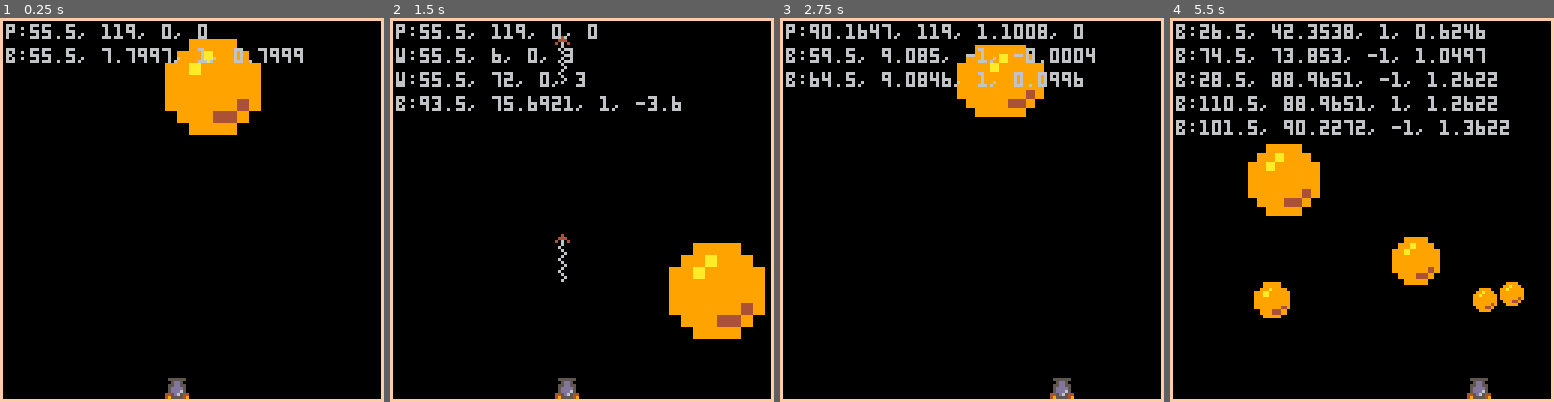
Above: before the commit, frames 1-4 (left to right).
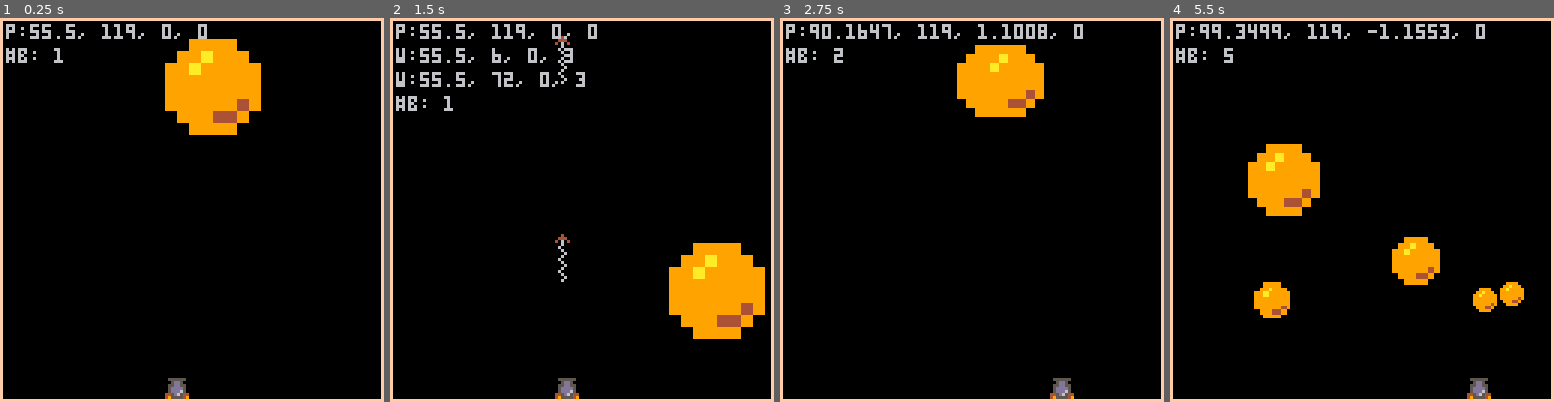
Above: after the commit, the same moments.

Repository: ferlores/pico-8.exp
Game: PICO-8 cartridge pang.p8
Two runs of this game, one before a commit and one after it. Both use one fixed random seed, a clock stepped at 60 frames per second and the inputs below.
Inputs:
- Up to frame 1 (0.25 s): no input
- Up to frame 2 (1.5 s): tap X (X key) at 0.33, 1.07 s
- Up to frame 3 (2.75 s): hold Right 1.6-2.1 s; tap X (X key) at 1.85 s; hold Right from 2.47 s (still down)
- Up to frame 4 (5.5 s): tap X (X key) at 2.97, 4.08, 5.2 s; release Right at 3.03 s; hold Left 3.08-3.58 s; hold Right 4.02-4.68 s; hold Left from 5.08 s (still down)

The runs differ from the first frame. In frame 1, 1.0% of the frame differs, in the area x 2-79%, y 7-12%; in frame 2, 1.0%; in frame 3, 2.2%; in frame 4, 5.3%, in the area x 1-89%, y 1-31%.

Commit message:
remove balls from hud

Diff:
--- a/pang.p8
+++ b/pang.p8
@@ -92,7 +92,7 @@
     -- if (p.lifes = 0) then
         -- game_over()
     -- else
-        restart_level()
+        -- restart_level()
     -- end
 end
 
@@ -240,8 +240,9 @@
 register("draw", function ()
     for b in all(balls) do
         ball_sizes[b.szid].render(b.x, b.y)
-        add_hud('b:'..b.x..', '..b.y..', '..b.dx..', '..b.dy)
-    end
+        -- add_hud('b:'..b.x..', '..b.y..', '..b.dx..', '..b.dy)
+    end
+    add_hud('#b: '.. #balls)
 end)
 
 function is_hit_by_bullet(ball)
